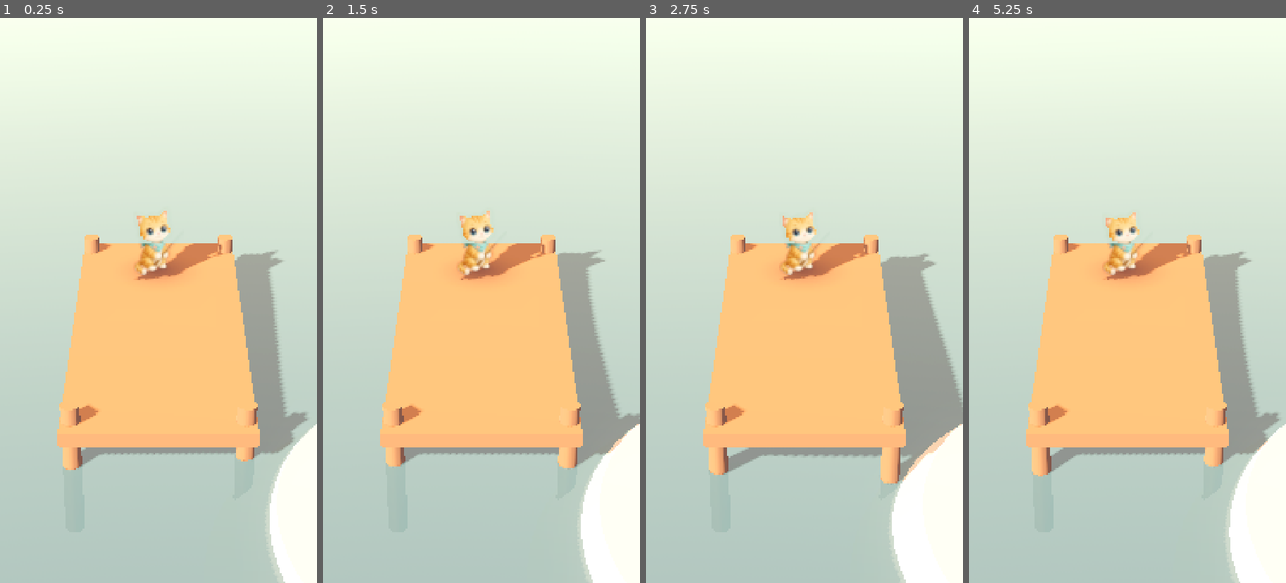
Above: before the commit, frames 1-4 (left to right).
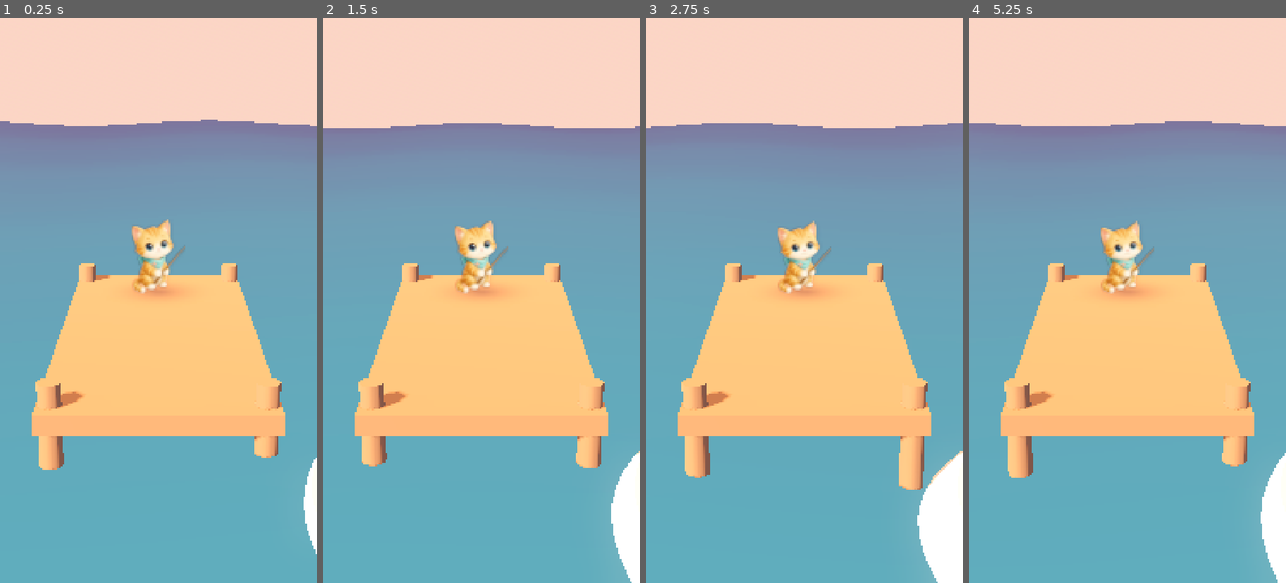
Above: after the commit, the same moments.

Repository: madrigalcesarc89-del/PescaIsla
Game: Godot game, scene res://scenes/Main.tscn
Same seed, same stepped clock (60 frames per second), same inputs: the game is played once before the commit and once after it.
Inputs:
- Up to frame 1 (0.25 s): no input
- Up to frame 2 (1.5 s): no input
- Up to frame 3 (2.75 s): no input
- Up to frame 4 (5.25 s): no input

The runs differ from the first frame. In frame 1, 84% of the frame differs, in the area x 0-100%, y 0-100%; in frame 2, 83%; in frame 3, 82%; in frame 4, 83%.

Commit message:
Corrige render del gato, agua y cámara

Diff:
--- a/scenes/Main.tscn
+++ b/scenes/Main.tscn
@@ -146,6 +146,7 @@
 
 [node name="Sprite3D" type="Sprite3D" parent="Cat"]
 position = Vector3(0, 0.4, 0)
+cast_shadow = 0
 pixel_size = 0.001
 billboard = 1
 shaded = false
--- a/scripts/main.gd
+++ b/scripts/main.gd
@@ -5,10 +5,10 @@
 ## Ángulo por defecto ~-28° (ligeramente desde arriba).
 
 @export var cam_target: Vector3 = Vector3(0.0, 0.8, 0.0)
-@export_range(4.0, 25.0, 0.1) var cam_distance: float = 11.0
-@export_range(-60.0, -10.0, 0.5) var cam_angle_deg: float = -28.0
+@export_range(4.0, 25.0, 0.1) var cam_distance: float = 8.0
+@export_range(-60.0, -10.0, 0.5) var cam_angle_deg: float = -16.0
 @export_range(-5.0, 5.0, 0.1) var cam_side_offset: float = 0.0
-@export_range(20.0, 50.0, 0.5) var cam_fov: float = 30.0
+@export_range(20.0, 50.0, 0.5) var cam_fov: float = 36.0
 
 @onready var camera: Camera3D = $Camera3D
 
--- a/shaders/water.gdshader
+++ b/shaders/water.gdshader
@@ -1,5 +1,5 @@
 shader_type spatial;
-render_mode blend_mix, depth_prepass_alpha, cull_disabled, diffuse_lambert, specular_schlick_ggx;
+render_mode depth_draw_opaque, cull_disabled, unshaded;
 
 // Agua barata para móvil: sin reflejos en tiempo real.
 // Turquesa #5CC8C2 cerca -> azul noche #2B3A67 lejos, ondas seno por vértice + fresnel.
@@ -10,9 +10,8 @@
 uniform float wave_height : hint_range(0.0, 0.5) = 0.12;
 uniform float wave_speed = 1.2;
 uniform float wave_freq = 0.6;
-uniform float fresnel_power = 3.0;
-uniform float sun_glint = 0.35;
-uniform float alpha : hint_range(0.0, 1.0) = 0.88;
+uniform float fresnel_power = 5.0;
+uniform float sun_glint = 0.15;
 
 void vertex() {
 	float w1 = sin(VERTEX.x * wave_freq + TIME * wave_speed) * wave_height;
@@ -21,16 +20,12 @@
 }
 
 void fragment() {
-	// Degradado cerca->lejos usando UV del PlaneMesh (v=0 cerca isla, v=1 lejos).
-	float far_mix = clamp(UV.y, 0.0, 1.0);
+	// Degradado cerca->lejos: UV.y=0 está al fondo (-Z), UV.y=1 junto a cámara.
+	float far_mix = clamp(1.0 - UV.y, 0.0, 1.0);
 	vec3 col = mix(shallow_color.rgb, deep_color.rgb, far_mix);
 
 	float fres = pow(1.0 - clamp(dot(normalize(NORMAL), normalize(VIEW)), 0.0, 1.0), fresnel_power);
 	col += fres * sun_tint * sun_glint;
 
 	ALBEDO = col;
-	ALPHA = alpha;
-	ROUGHNESS = 0.35;
-	SPECULAR = 0.4;
-	METALLIC = 0.0;
 }
Binary file added: docs/preview_5a.png
Not shown, added: docs/preview_5a.png.import
Binary file added: docs/preview_5b.png
Not shown, added: docs/preview_5b.png.import
Binary file added: docs/preview_5c.png
Not shown, added: docs/preview_5c.png.import
Binary file added: docs/preview_5d.png
Not shown, added: docs/preview_5d.png.import
